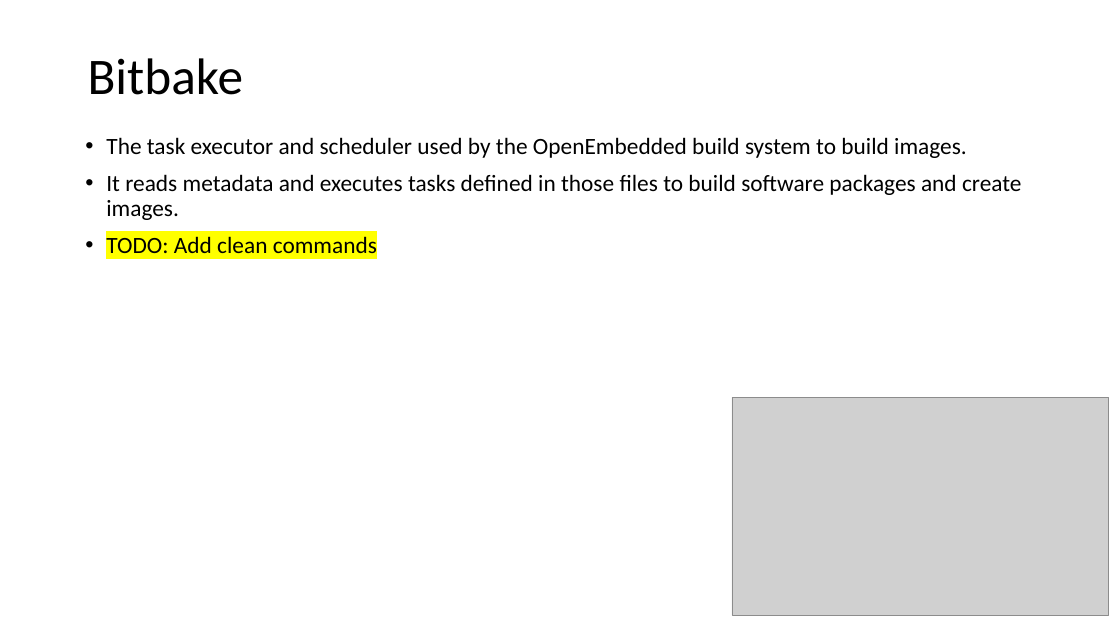
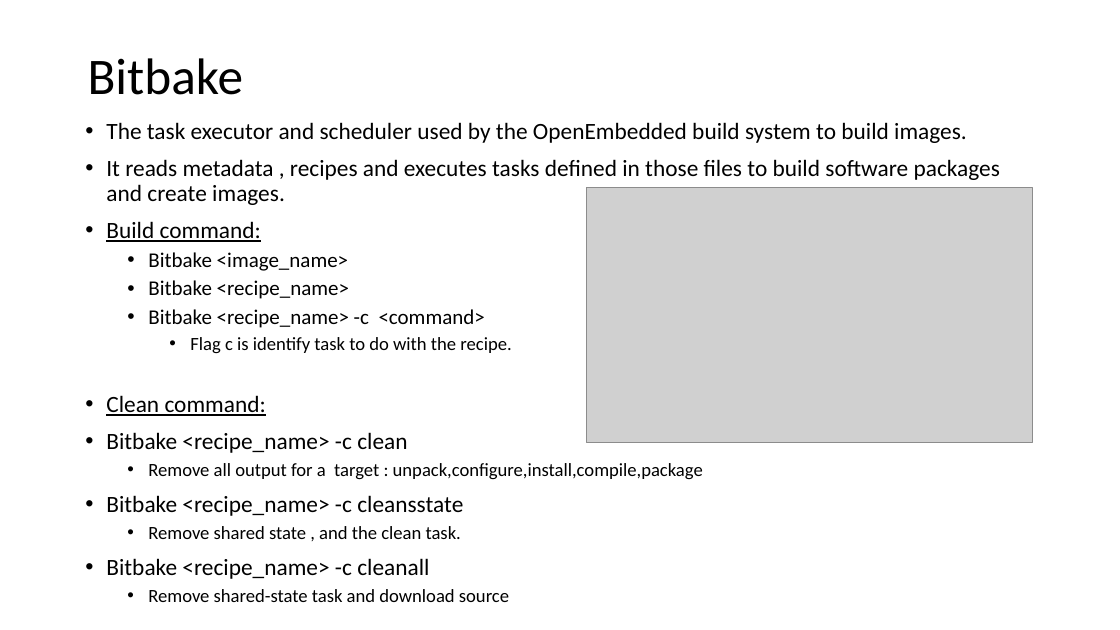
Before and after one commit to yaronda2/YoctoCourse, a slide deck: slide 15 of Yocto Practice_Release.pptx (slide 16 before the commit). Drawn at 1120x630 pixels with LibreOffice and Linux fonts; fonts in the diff are those of the drawing; grey boxes stand for pictures. Boxes give left, top, right and bottom in pixels: in the first picture for what was removed or moved away, otherwise in the second. Text is boxed around its words. In the diff, an @@ line names an element or a change of style, - is before the commit and + after.

```diff
--- a/Yocto Practice_Release.pptx
+++ b/Yocto Practice_Release.pptx
@@ text "The task executor and scheduler ...": place and size @@
-text "The task executor and scheduler ..." at box(106, 137, 1022, 253)
+text "The task executor and scheduler ..." at box(106, 122, 1000, 602)
@@ text at box(106, 159, 1000, 602): text changed @@
-• It reads metadata and executes tasks defined in those files to build software packages and create images.
-• TODO: Add clean commands
+• It reads metadata , recipes and executes tasks defined in those files to build software packages and create images.
+• Build command:
+  • Bitbake <image_name>
+  • Bitbake <recipe_name>
+  • Bitbake <recipe_name> -c <command>
+    • Flag c is identify task to do with the recipe.
+• Clean command:
+• Bitbake <recipe_name> -c clean
+  • Remove all output for a target : unpack,configure,install,compile,package
+• Bitbake <recipe_name> -c cleansstate
+  • Remove shared state , and the clean task.
+• Bitbake <recipe_name> -c cleanall
+  • Remove shared-state task and download source
@@ picture added at box(586, 187, 1033, 443) @@
@@ picture removed at box(732, 397, 1108, 615) @@
```
Also in this commit, not shown: 37 other slides changed, 12 slides added, 3 slides removed.
